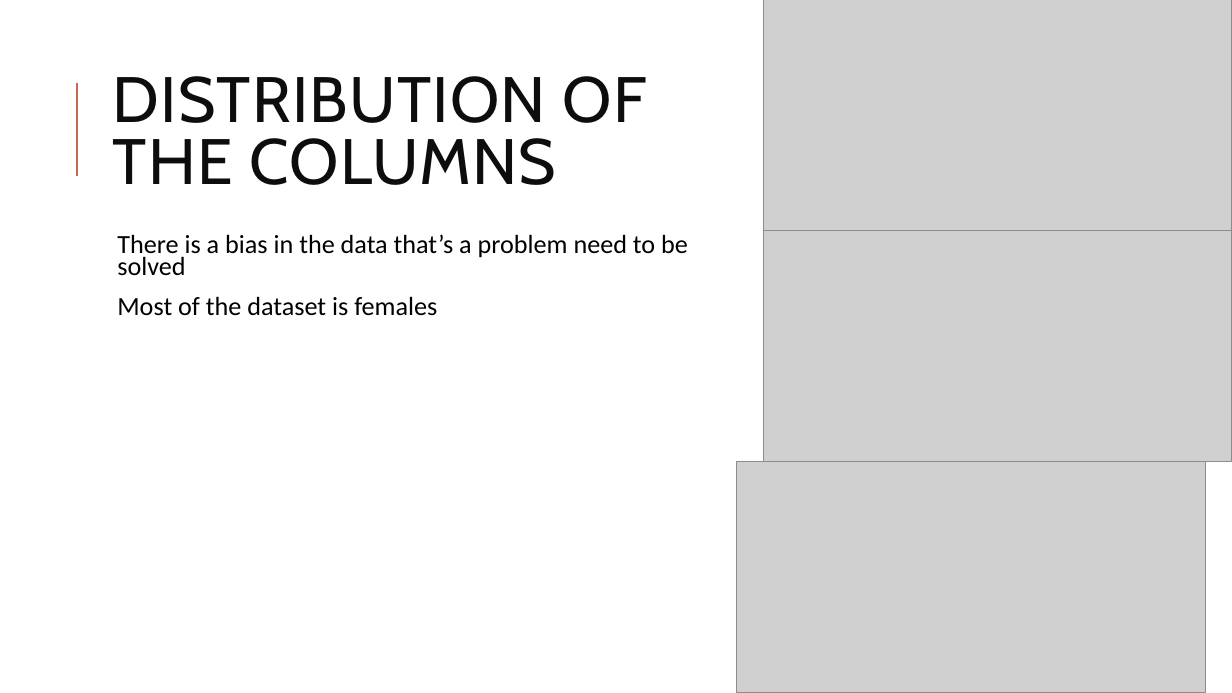
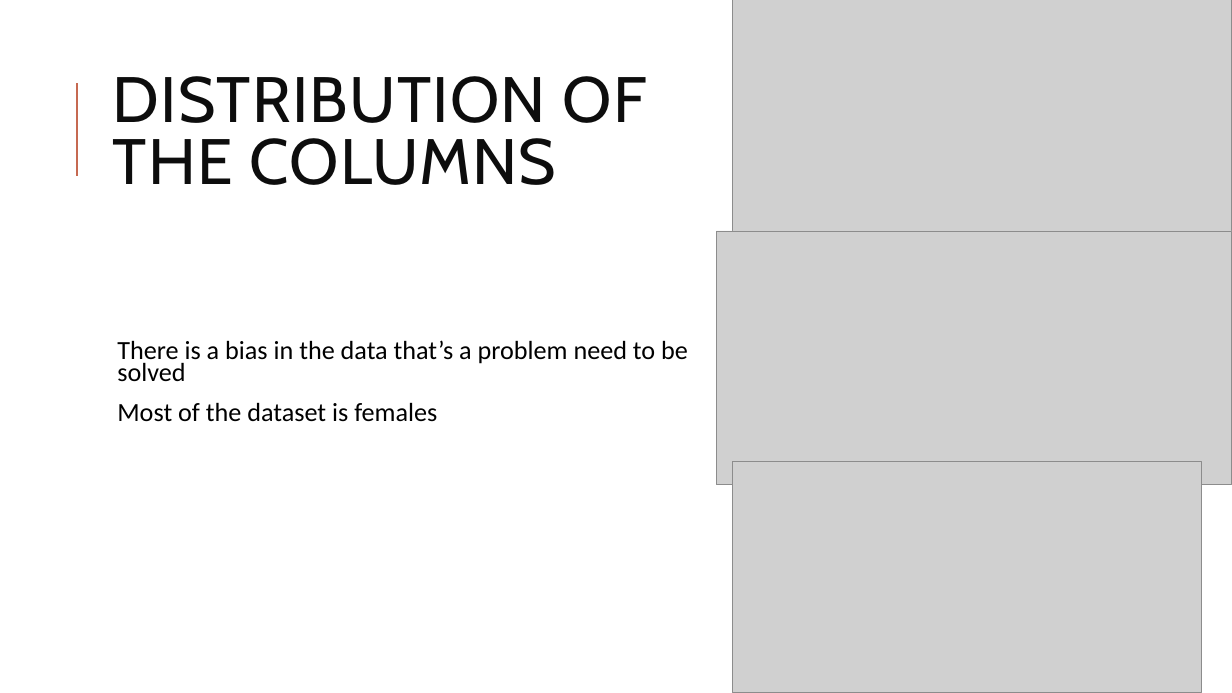
Before and after one commit to Yahia-Ragab/Depi, a slide deck: slide 9 of Depi prject 3.pptx. Drawn at 1232x693 pixels with LibreOffice and Linux fonts; fonts in the diff are those of the drawing; grey boxes stand for pictures. Boxes give left, top, right and bottom in pixels: in the first picture for what was removed or moved away, otherwise in the second. Text is boxed around its words. In the diff, an @@ line names an element or a change of style, - is before the commit and + after.

```diff
--- a/Depi prject 3.pptx
+++ b/Depi prject 3.pptx
@@ picture: place and size @@
-picture at [763,0,1232,231]
+picture at [733,0,1232,246]
@@ picture: place and size @@
-picture at [763,231,1232,462]
+picture at [716,231,1232,485]
@@ text "There is a bias in ...": place and size @@
-text "There is a bias in ..." at [117,234,688,316]
+text "There is a bias in ..." at [117,340,688,422]
@@ picture: place and size @@
-picture at [737,462,1205,693]
+picture at [733,462,1202,693]
```
Also in this commit, not shown: 14 other slides changed, 6 slides added, 1 slide removed.
